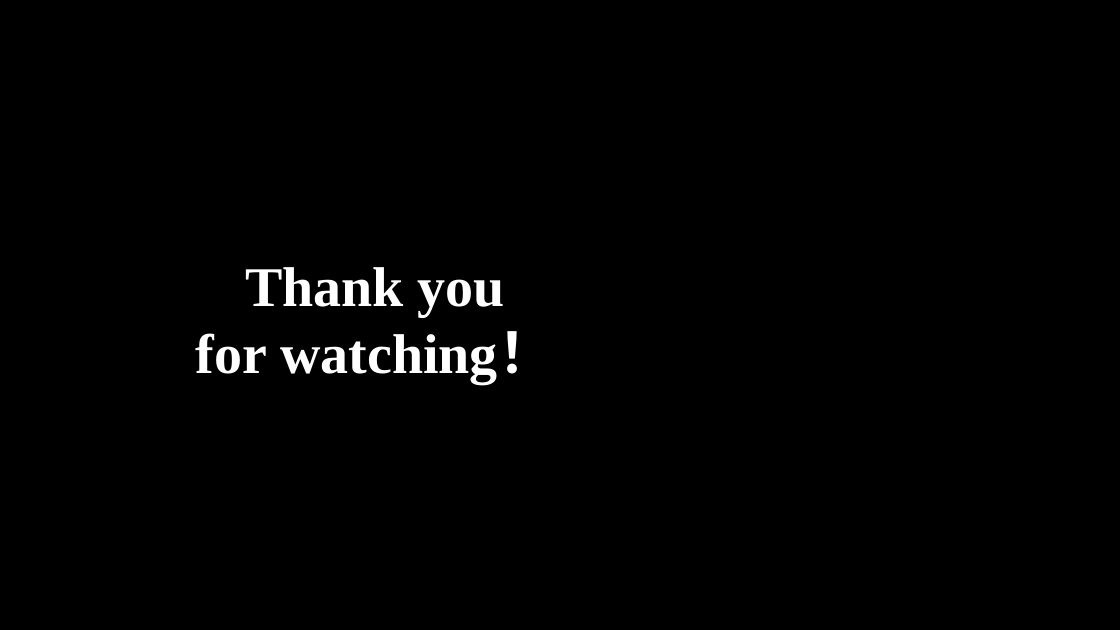
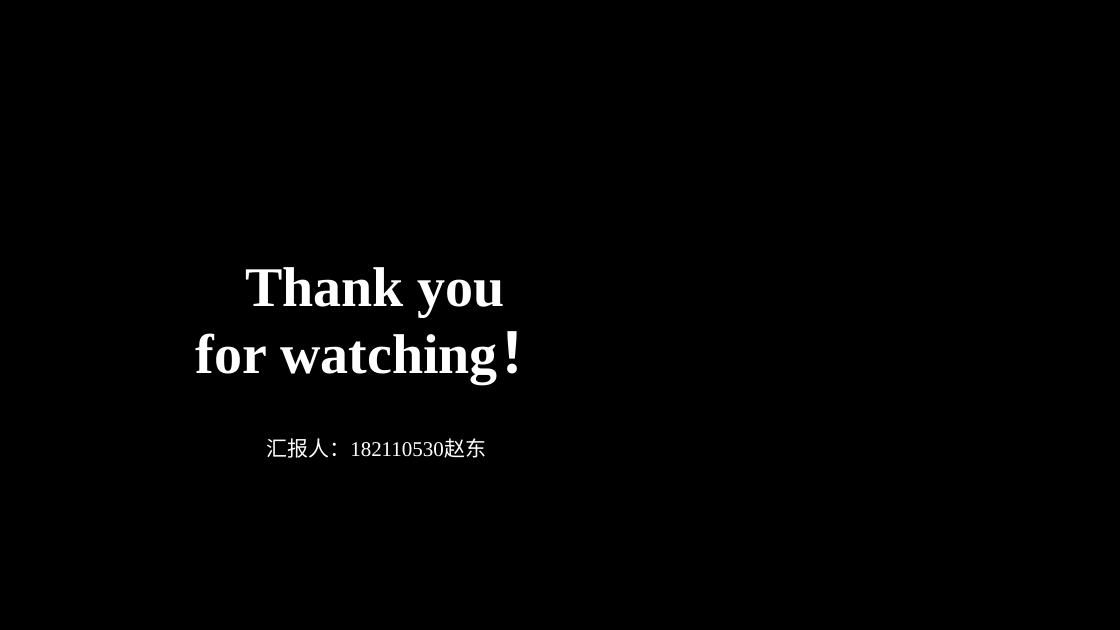
Before and after one commit to DzanielCraig/DeepLearn, a slide deck: slide 21 of Note/航空航天大数据智能设计.pptx. Drawn at 1120x630 pixels with LibreOffice and Linux fonts; fonts in the diff are those of the drawing; background and template pictures are left out. Boxes give left, top, right and bottom in pixels: in the first picture for what was removed or moved away, otherwise in the second. Text is boxed around its words. In the diff, an @@ line names an element or a change of style, - is before the commit and + after.

```diff
--- a/Note/航空航天大数据智能设计.pptx
+++ b/Note/航空航天大数据智能设计.pptx
@@ text added at box(266, 438, 486, 458), 18 pt, text #FFFFFF @@
+汇报人：182110530赵东
```
Also in this commit, not shown: 8 other slides changed.
